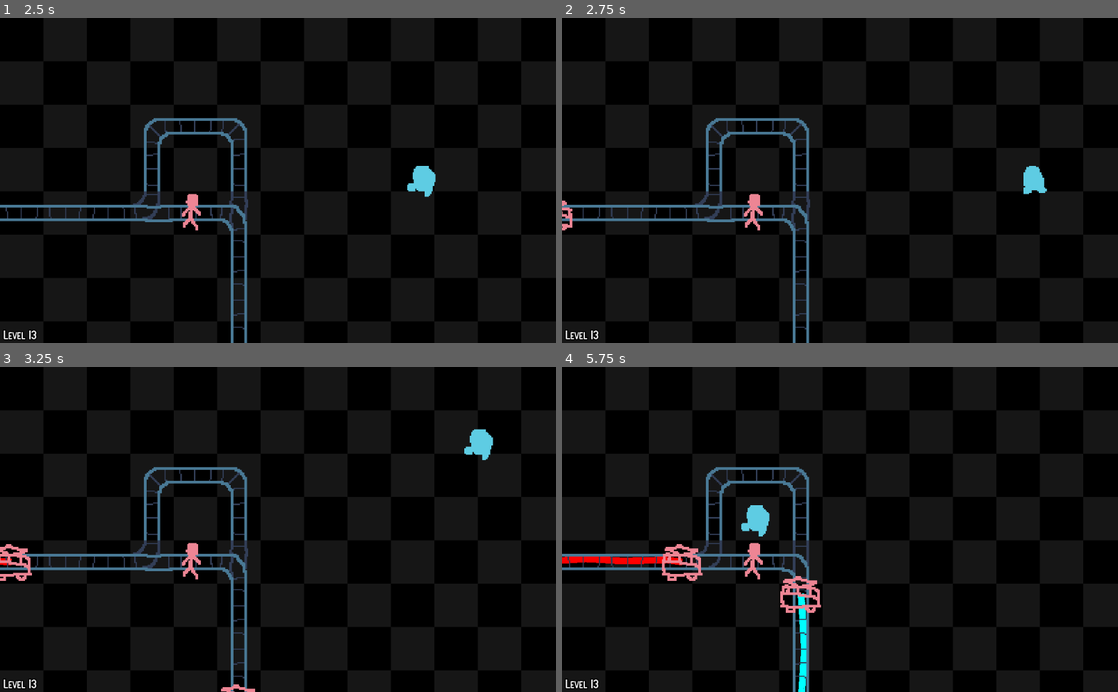
Above: before the commit, frames 1-4 (two rows, left to right).
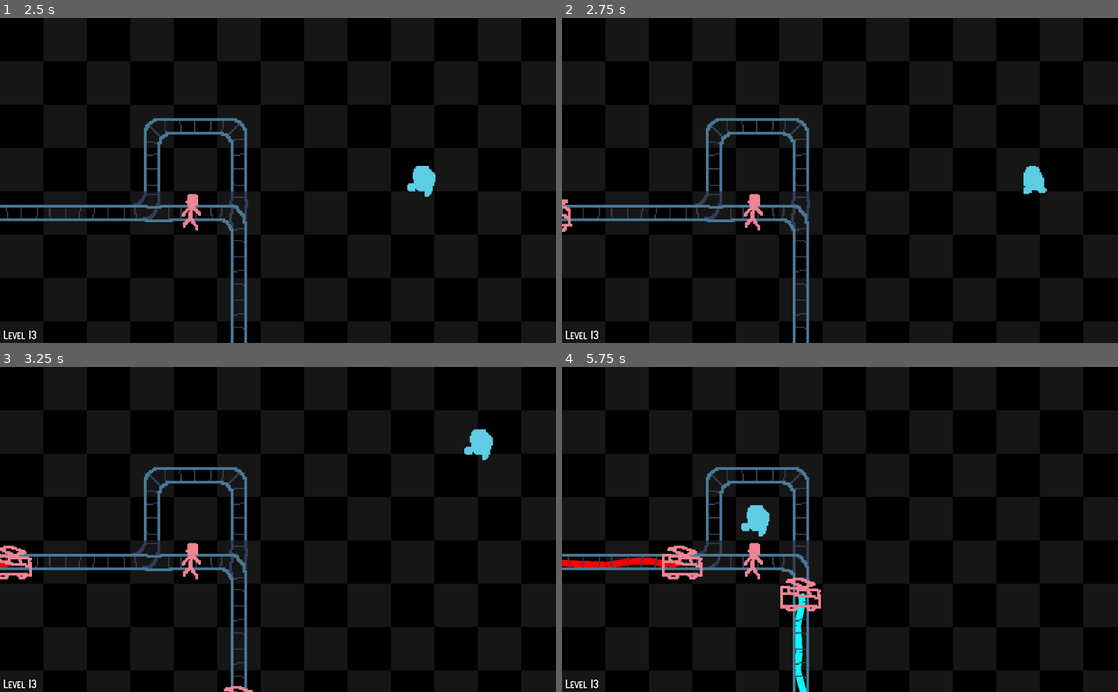
Above: after the commit, the same moments.

Repository: albertnez/ld50
Game: Godot game, scene res://scenes/world.tscn
The game is run twice, just before and just after one commit, with the same random seed, the same clock (stepped at 60 frames per second) and the same inputs.
Inputs:
- Up to frame 1 (2.5 s): tap Enter (restart) at 0.5 s; hold Right (ui_right) 0.53-1.28 s; hold Down (ui_down) 1.28-2.03 s; hold Right (ui_right) from 2.03 s (still down)
- Up to frame 2 (2.75 s): keep holding Right (ui_right)
- Up to frame 3 (3.25 s): release Right (ui_right) at 2.78 s; hold Up (ui_up) from 2.78 s (still down)
- Up to frame 4 (5.75 s): release Up (ui_up) at 3.53 s; hold Left (ui_left) 3.53-5.03 s; hold Down (ui_down) from 5.03 s (still down)

Frame 1 is identical in both runs. In frame 2, less than 0.1% of the frame differs, in the area x 0-2%, y 55-66%; in frame 3, 0.2%; in frame 4, 1.2%, in the area x 0-47%, y 54-100%.

Commit message:
Add more fine-grain points to the trolley trail

Diff:
--- a/scenes/tilemap.gd
+++ b/scenes/tilemap.gd
@@ -199,9 +199,15 @@
 	mark_cell_as_visited(pos, from_dir, trolley_id)
 
 # TODO: consider doing the loop check here as well.
+# These midpoints are important because the value is fetched when partially removing the trail.
 func add_trolley_line_midpoint(world_pos: Vector2, trolley_id: int) -> void:
 	var pos := world_to_map(world_pos)
 	_line_drawers.get_child(trolley_id).add_point(_pos_to_tile_center_world(pos))
+
+
+# These points are not that important, and we add them to make the line smoother
+func add_trolley_line_decorative_point(world_pos: Vector2, trolley_id: int) -> void:
+	_line_drawers.get_child(trolley_id).add_point(world_pos)
 
 
 func get_num_trolleys() -> int:
--- a/scenes/trolley.gd
+++ b/scenes/trolley.gd
@@ -100,6 +100,7 @@
 			var diff := _to_position - _from_position
 			_is_turning = diff.x != 0 and diff.y != 0
 			_reached_tile_midpoint = false
+			_tilemap.add_trolley_line_decorative_point(position, _id)
 		elif _time_in_cell*2 > SECONDS_PER_CELL and not _reached_tile_midpoint:
 			_reached_tile_midpoint = true
 			_tilemap.add_trolley_line_midpoint(position, _id)
--- a/scenes/trolley.tscn
+++ b/scenes/trolley.tscn
@@ -27,7 +27,6 @@
 
 [node name="Trolley" type="AnimatedSprite" parent="."]
 frames = SubResource( 2 )
-frame = 1
 playing = true
 
 [node name="CollisionShape2D" type="CollisionShape2D" parent="."]
